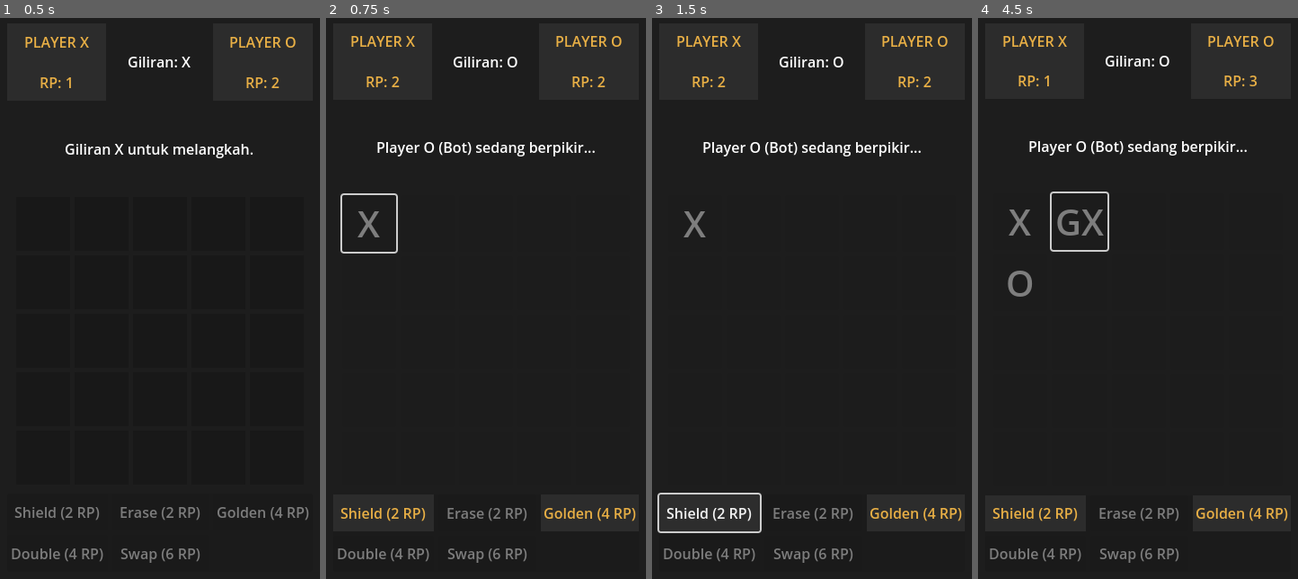
Above: before the commit, frames 1-4 (left to right).
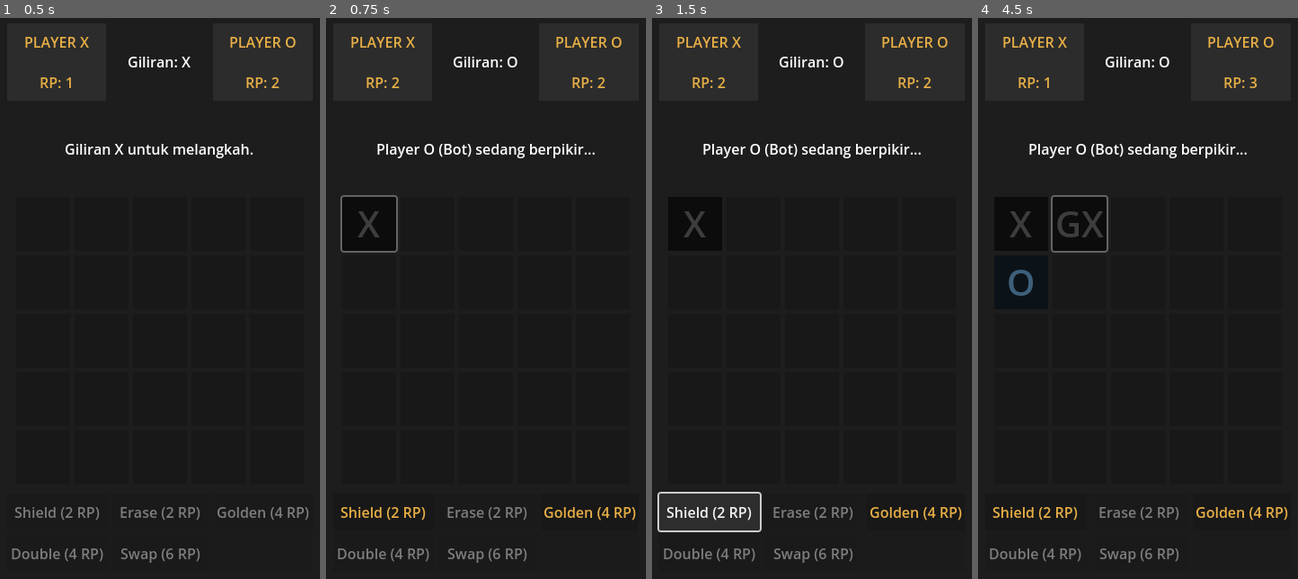
Above: after the commit, the same moments.

Repository: ndikabunder/tic-tac-toe-power-up
Game: Godot game, scene res://game_screen.tscn
Two runs of this game, one before a commit and one after it. Both use one fixed random seed, a clock stepped at 60 frames per second and the inputs below.
Inputs (mouse positions are in pixels of both pictures, inside the frame that each line leads up to):
- Up to frame 1 (0.5 s): no input
- Up to frame 2 (0.75 s): click (367, 225) at 0.5 s
- Up to frame 3 (1.5 s): click "Shield (2 RP)" at 1.25 s
- Up to frame 4 (4.5 s): click "X" at 2 s; click "O" at 2.75 s; click "Golden (4 RP)" at 3.5 s; click (1080, 225) at 4.25 s

Frame 1 is identical in both runs. In frame 2, 2.1% of the frame differs, in the area x 4-97%, y 3-90%; in frame 3, 2.0%; in frame 4, 2.9%.

Commit message:
Style button di board

Diff:
--- a/game_screen.gd
+++ b/game_screen.gd
@@ -419,6 +419,13 @@
 # ===================================================================
 #   FUNGSI UPDATE UI (Tampilan)
 # ===================================================================
+func get_player_color(player_symbol):
+	if player_symbol == "X":
+		return Color.from_string("#7e7d7d", Color.WHITE)
+	elif player_symbol == "O":
+		return Color.from_string("#7ec7fe", Color.WHITE)
+	return Color.WHITE
+
 func update_ui():
 	# 1. Update Label Info (menggunakan @onready var dan dict RP)
 	player_x_rp_label.text = "RP: " + str(player_rp[Player.X])
@@ -429,7 +436,13 @@
 	var cell_index = 0
 	for cell_button in game_board.get_children():
 		if cell_button is Button:
-			cell_button.text = board_state[cell_index]
+			var symbol = board_state[cell_index]
+			cell_button.text = symbol
+
+			var base_symbol = get_base_symbol(symbol)
+			var color = get_player_color(base_symbol)
+			cell_button.modulate = color
+
 			if cell_index == shielded_cell:
 				cell_button.text = "[S]"  # Tanda Shield
 			cell_index += 1
--- a/game_screen.tscn
+++ b/game_screen.tscn
@@ -3,13 +3,13 @@
 [ext_resource type="Script" uid="uid://bmtb7b81gighf" path="res://game_screen.gd" id="1_t5odh"]
 
 [sub_resource type="StyleBoxFlat" id="StyleBoxFlat_xwjjp"]
-bg_color = Color(0.09305953, 0.09305953, 0.09305953, 0.9882353)
+bg_color = Color(0.09411765, 0.09411765, 0.09411765, 0.98823529)
 
 [sub_resource type="StyleBoxFlat" id="StyleBoxFlat_norob"]
-bg_color = Color(0.17254902, 0.17254902, 0.17254902, 1)
+bg_color = Color(0.09411765, 0.09411765, 0.09411765, 0.98823529)
 
 [sub_resource type="StyleBoxFlat" id="StyleBoxFlat_yla3h"]
-bg_color = Color(0.17254902, 0.17254902, 0.17254902, 1)
+bg_color = Color(0.09411765, 0.09411765, 0.09411765, 0.98823529)
 
 [node name="GameScreen" type="Control"]
 layout_mode = 3
@@ -130,150 +130,175 @@
 layout_mode = 2
 theme_override_font_sizes/font_size = 40
 theme_override_styles/normal = SubResource("StyleBoxFlat_xwjjp")
+theme_override_styles/disabled = SubResource("StyleBoxFlat_xwjjp")
 
 [node name="Cell_0_1" type="Button" parent="MainVBox/BoardArea/GameBoard"]
 custom_minimum_size = Vector2(60, 60)
 layout_mode = 2
 theme_override_font_sizes/font_size = 40
 theme_override_styles/normal = SubResource("StyleBoxFlat_xwjjp")
+theme_override_styles/disabled = SubResource("StyleBoxFlat_xwjjp")
 
 [node name="Cell_0_2" type="Button" parent="MainVBox/BoardArea/GameBoard"]
 custom_minimum_size = Vector2(60, 60)
 layout_mode = 2
 theme_override_font_sizes/font_size = 40
 theme_override_styles/normal = SubResource("StyleBoxFlat_xwjjp")
+theme_override_styles/disabled = SubResource("StyleBoxFlat_xwjjp")
 
 [node name="Cell_0_3" type="Button" parent="MainVBox/BoardArea/GameBoard"]
 custom_minimum_size = Vector2(60, 60)
 layout_mode = 2
 theme_override_font_sizes/font_size = 40
 theme_override_styles/normal = SubResource("StyleBoxFlat_xwjjp")
+theme_override_styles/disabled = SubResource("StyleBoxFlat_xwjjp")
 
 [node name="Cell_0_4" type="Button" parent="MainVBox/BoardArea/GameBoard"]
 custom_minimum_size = Vector2(60, 60)
 layout_mode = 2
 theme_override_font_sizes/font_size = 40
 theme_override_styles/normal = SubResource("StyleBoxFlat_xwjjp")
+theme_override_styles/disabled = SubResource("StyleBoxFlat_xwjjp")
 
 [node name="Cell_0_5" type="Button" parent="MainVBox/BoardArea/GameBoard"]
 custom_minimum_size = Vector2(60, 60)
 layout_mode = 2
 theme_override_font_sizes/font_size = 40
 theme_override_styles/normal = SubResource("StyleBoxFlat_xwjjp")
+theme_override_styles/disabled = SubResource("StyleBoxFlat_xwjjp")
 
 [node name="Cell_0_6" type="Button" parent="MainVBox/BoardArea/GameBoard"]
 custom_minimum_size = Vector2(60, 60)
 layout_mode = 2
 theme_override_font_sizes/font_size = 40
 theme_override_styles/normal = SubResource("StyleBoxFlat_xwjjp")
+theme_override_styles/disabled = SubResource("StyleBoxFlat_xwjjp")
 
 [node name="Cell_0_7" type="Button" parent="MainVBox/BoardArea/GameBoard"]
 custom_minimum_size = Vector2(60, 60)
 layout_mode = 2
 theme_override_font_sizes/font_size = 40
 theme_override_styles/normal = SubResource("StyleBoxFlat_xwjjp")
+theme_override_styles/disabled = SubResource("StyleBoxFlat_xwjjp")
 
 [node name="Cell_0_8" type="Button" parent="MainVBox/BoardArea/GameBoard"]
 custom_minimum_size = Vector2(60, 60)
 layout_mode = 2
 theme_override_font_sizes/font_size = 40
 theme_override_styles/normal = SubResource("StyleBoxFlat_xwjjp")
+theme_override_styles/disabled = SubResource("StyleBoxFlat_xwjjp")
 
 [node name="Cell_0_9" type="Button" parent="MainVBox/BoardArea/GameBoard"]
 custom_minimum_size = Vector2(60, 60)
 layout_mode = 2
 theme_override_font_sizes/font_size = 40
 theme_override_styles/normal = SubResource("StyleBoxFlat_xwjjp")
+theme_override_styles/disabled = SubResource("StyleBoxFlat_xwjjp")
 
 [node name="Cell_0_10" type="Button" parent="MainVBox/BoardArea/GameBoard"]
 custom_minimum_size = Vector2(60, 60)
 layout_mode = 2
 theme_override_font_sizes/font_size = 40
 theme_override_styles/normal = SubResource("StyleBoxFlat_xwjjp")
+theme_override_styles/disabled = SubResource("StyleBoxFlat_xwjjp")
 
 [node name="Cell_0_11" type="Button" parent="MainVBox/BoardArea/GameBoard"]
 custom_minimum_size = Vector2(60, 60)
 layout_mode = 2
 theme_override_font_sizes/font_size = 40
 theme_override_styles/normal = SubResource("StyleBoxFlat_xwjjp")
+theme_override_styles/disabled = SubResource("StyleBoxFlat_xwjjp")
 
 [node name="Cell_0_12" type="Button" parent="MainVBox/BoardArea/GameBoard"]
 custom_minimum_size = Vector2(60, 60)
 layout_mode = 2
 theme_override_font_sizes/font_size = 40
 theme_override_styles/normal = SubResource("StyleBoxFlat_xwjjp")
+theme_override_styles/disabled = SubResource("StyleBoxFlat_xwjjp")
 
 [node name="Cell_0_13" type="Button" parent="MainVBox/BoardArea/GameBoard"]
 custom_minimum_size = Vector2(60, 60)
 layout_mode = 2
 theme_override_font_sizes/font_size = 40
 theme_override_styles/normal = SubResource("StyleBoxFlat_xwjjp")
+theme_override_styles/disabled = SubResource("StyleBoxFlat_xwjjp")
 
 [node name="Cell_0_14" type="Button" parent="MainVBox/BoardArea/GameBoard"]
 custom_minimum_size = Vector2(60, 60)
 layout_mode = 2
 theme_override_font_sizes/font_size = 40
 theme_override_styles/normal = SubResource("StyleBoxFlat_xwjjp")
+theme_override_styles/disabled = SubResource("StyleBoxFlat_xwjjp")
 
 [node name="Cell_0_15" type="Button" parent="MainVBox/BoardArea/GameBoard"]
 custom_minimum_size = Vector2(60, 60)
 layout_mode = 2
 theme_override_font_sizes/font_size = 40
 theme_override_styles/normal = SubResource("StyleBoxFlat_xwjjp")
+theme_override_styles/disabled = SubResource("StyleBoxFlat_xwjjp")
 
 [node name="Cell_0_16" type="Button" parent="MainVBox/BoardArea/GameBoard"]
 custom_minimum_size = Vector2(60, 60)
 layout_mode = 2
 theme_override_font_sizes/font_size = 40
 theme_override_styles/normal = SubResource("StyleBoxFlat_xwjjp")
+theme_override_styles/disabled = SubResource("StyleBoxFlat_xwjjp")
 
 [node name="Cell_0_17" type="Button" parent="MainVBox/BoardArea/GameBoard"]
 custom_minimum_size = Vector2(60, 60)
 layout_mode = 2
 theme_override_font_sizes/font_size = 40
 theme_override_styles/normal = SubResource("StyleBoxFlat_xwjjp")
+theme_override_styles/disabled = SubResource("StyleBoxFlat_xwjjp")
 
 [node name="Cell_0_18" type="Button" parent="MainVBox/BoardArea/GameBoard"]
 custom_minimum_size = Vector2(60, 60)
 layout_mode = 2
 theme_override_font_sizes/font_size = 40
 theme_override_styles/normal = SubResource("StyleBoxFlat_xwjjp")
+theme_override_styles/disabled = SubResource("StyleBoxFlat_xwjjp")
 
 [node name="Cell_0_19" type="Button" parent="MainVBox/BoardArea/GameBoard"]
 custom_minimum_size = Vector2(60, 60)
 layout_mode = 2
 theme_override_font_sizes/font_size = 40
 theme_override_styles/normal = SubResource("StyleBoxFlat_xwjjp")
+theme_override_styles/disabled = SubResource("StyleBoxFlat_xwjjp")
 
 [node name="Cell_0_20" type="Button" parent="MainVBox/BoardArea/GameBoard"]
 custom_minimum_size = Vector2(60, 60)
 layout_mode = 2
 theme_override_font_sizes/font_size = 40
 theme_override_styles/normal = SubResource("StyleBoxFlat_xwjjp")
+theme_override_styles/disabled = SubResource("StyleBoxFlat_xwjjp")
 
 [node name="Cell_0_21" type="Button" parent="MainVBox/BoardArea/GameBoard"]
 custom_minimum_size = Vector2(60, 60)
 layout_mode = 2
 theme_override_font_sizes/font_size = 40
 theme_override_styles/normal = SubResource("StyleBoxFlat_xwjjp")
+theme_override_styles/disabled = SubResource("StyleBoxFlat_xwjjp")
 
 [node name="Cell_0_22" type="Button" parent="MainVBox/BoardArea/GameBoard"]
 custom_minimum_size = Vector2(60, 60)
 layout_mode = 2
 theme_override_font_sizes/font_size = 40
 theme_override_styles/normal = SubResource("StyleBoxFlat_xwjjp")
+theme_override_styles/disabled = SubResource("StyleBoxFlat_xwjjp")
 
 [node name="Cell_0_23" type="Button" parent="MainVBox/BoardArea/GameBoard"]
 custom_minimum_size = Vector2(60, 60)
 layout_mode = 2
 theme_override_font_sizes/font_size = 40
 theme_override_styles/normal = SubResource("StyleBoxFlat_xwjjp")
+theme_override_styles/disabled = SubResource("StyleBoxFlat_xwjjp")
 
 [node name="Cell_0_24" type="Button" parent="MainVBox/BoardArea/GameBoard"]
 custom_minimum_size = Vector2(60, 60)
 layout_mode = 2
 theme_override_font_sizes/font_size = 40
 theme_override_styles/normal = SubResource("StyleBoxFlat_xwjjp")
+theme_override_styles/disabled = SubResource("StyleBoxFlat_xwjjp")
 
 [node name="PowerUpBar" type="PanelContainer" parent="MainVBox"]
 layout_mode = 2
@@ -357,6 +382,8 @@
 layout_mode = 2
 size_flags_horizontal = 4
 text = "Main Lagi"
+theme_override_styles/normal = SubResource("StyleBoxFlat_xwjjp")
+theme_override_styles/disabled = SubResource("StyleBoxFlat_xwjjp")
 
 [node name="BotTimer" type="Timer" parent="."]
 unique_name_in_owner = true
